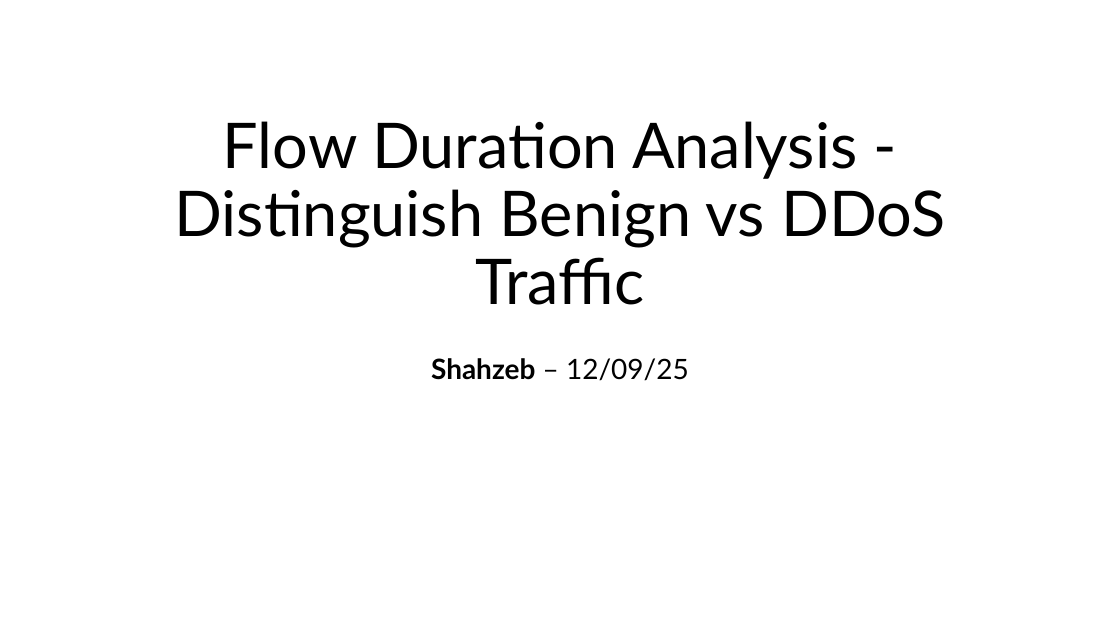
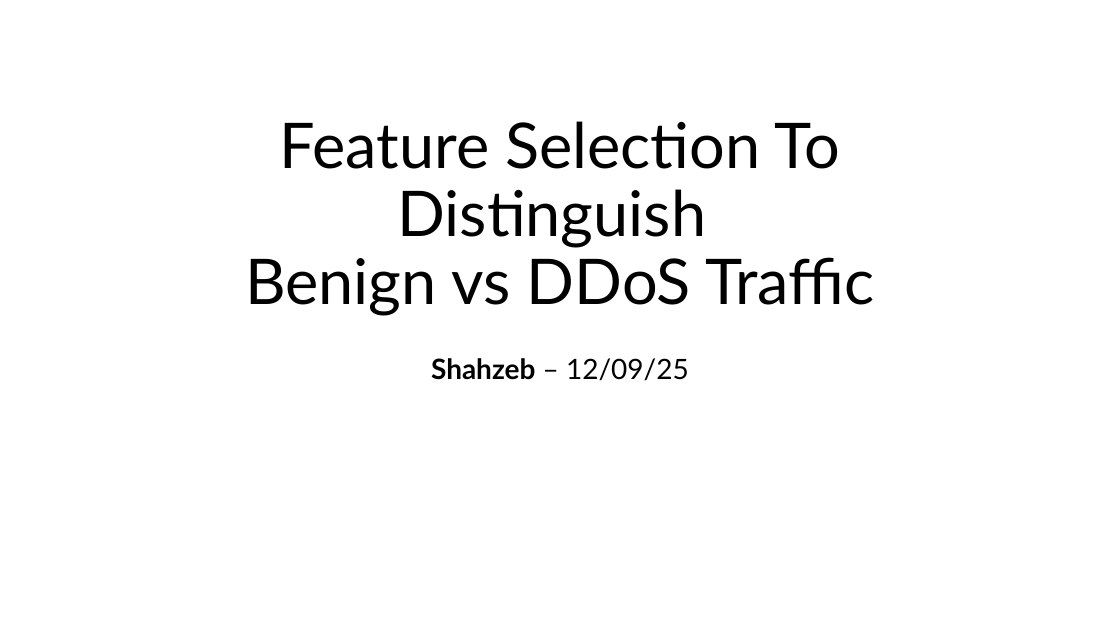
Before and after one commit to alpha-08/flow-duration-feat-analysis-CICIDS2019, a slide deck: slide 1 of slides/Flow Duration Analysis - Distinguish Benign vs DDoS.pptx. Drawn at 1120x630 pixels with LibreOffice and Linux fonts; fonts in the diff are those of the drawing. Boxes give left, top, right and bottom in pixels: in the first picture for what was removed or moved away, otherwise in the second. Text is boxed around its words. In the diff, an @@ line names an element or a change of style, - is before the commit and + after.

```diff
--- a/slides/Flow Duration Analysis - Distinguish Benign vs DDoS.pptx
+++ b/slides/Flow Duration Analysis - Distinguish Benign vs DDoS.pptx
@@ title at [245,121,874,316]: text changed @@
-Flow Duration Analysis - Distinguish Benign vs DDoS Traffic
+Feature Selection To
+Distinguish
+Benign vs DDoS Traffic
```
Also in this commit, not shown: 5 other slides changed, 1 slide added.
